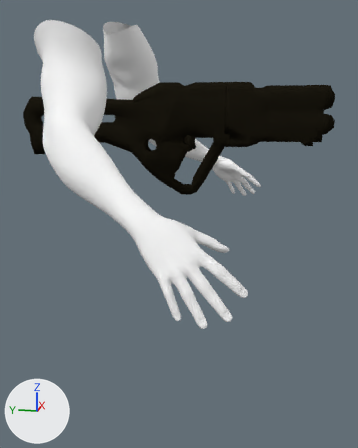
Renders of the Blender file Assets/Models/Weapons/Shotgun/Human7Shotgun.blend from each side of a commit.
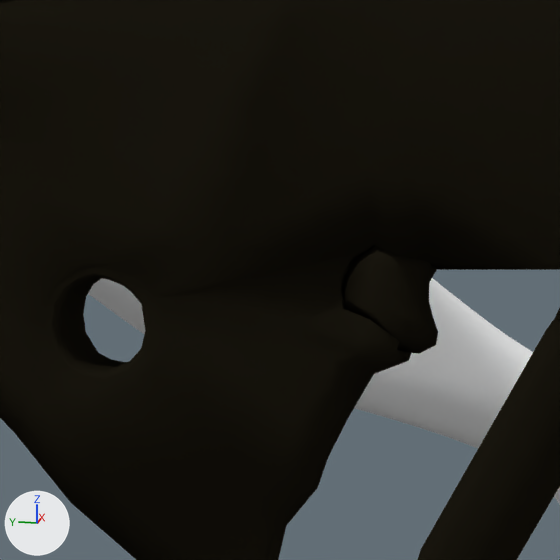
Old and new are each drawn whole from a camera (50 mm lens) standing at (-11.53, -2.12, 1.02) and looking at (0.93, 0.37, -2.09) and again close up on the part from 38% to 59% of the width and 23% to 40% of the height. The lights are fixed; the arrows at lower left show +X, +Y and +Z.

The scene before the commit, as lines of its bpy script (objects in view):
```python
me_humanmodel_body = bpy.data.meshes.new('HumanModel:Body')
me_humanmodel_body.from_pydata(...)  # 4250 vertices, 4211 faces, 10 loose edges; spans x -5.6..5.57, y -3.74..0.93, z 4.09..14.86
me_humanmodel_body.polygons.foreach_set('use_smooth', [True] * 4211)
me_humanmodel_body.materials.append(mat_humanmodel_skin)  # its picture is missing
me_plane_003 = bpy.data.meshes.new('Plane.003')
me_plane_003.from_pydata(...)  # 866 vertices, 754 faces; spans x -36.8..29.8, y -1.0..22.4, z 0.0..2.4
me_plane_003.polygons.foreach_set('use_smooth', [True] * 754)
me_plane_003.materials.append(mat_black)  # black #1d1a12
ob_humanmodel_body = bpy.data.objects.new('HumanModel:Body', me_humanmodel_body)
ob_humanmodel_body.location = (0.87, 2.026, -11.623)
ob_humanmodel_body.rotation_euler = (-0.000684, 0.00283, 0.00949)  # degrees (0, 0.2, 0.5)
_m = ob_humanmodel_body.modifiers.new('SubSurf', 'SUBSURF')
_m.levels = 0
_m.render_levels = 1
ob_shotgun = bpy.data.objects.new('Shotgun', me_plane_003)
ob_shotgun.location = (0.021, 0.0, -1.003)
ob_shotgun.rotation_euler = (1.571, 0.0, -1.571)  # degrees (90, 0, -90)
ob_shotgun.scale = (0.11, 0.11, 0.11)
_m = ob_shotgun.modifiers.new('Mirror', 'MIRROR')
_m.use_axis = (False, False, True)
_m.use_clip = True
```
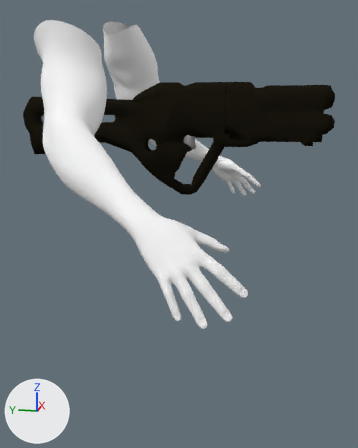
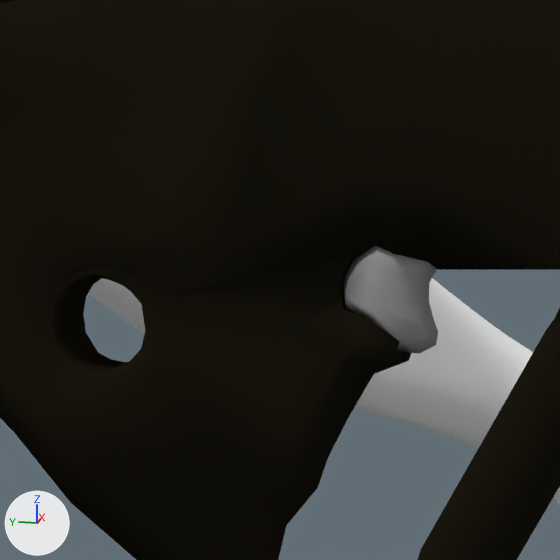
Pixel boxes (x1, y1, x2, y2) of what changed, in the close-ups (560 x 560 px):
```json
{"part": 1, "of": "me_plane_003", "change": "recoloured", "before": [342, 246, 438, 354], "after": [342, 246, 438, 354], "on screen": "black to grey"}
```

The change, as JSON lines over the scene's bpy script:
```json
{"op": "add", "block": "mat_trigger", "code": ["mat_trigger = diffuse_material('Trigger')", "mat_trigger.base_color = (0.311, 0.298, 0.308)  # grey #979497"]}
{"block": "me_plane_003", "where": "me_plane_003.from_pydata(...)  # 866 vertices, 754 faces; spans x -36.8..29.8, y -1.0..22.4, z 0.0..2.4"}
{"block": "me_plane_003", "where": "# used by ob_shotgun; location = (0.021, 0.0, -1.003); rotation_euler = (1.571, 0.0, -1.571), in degrees (90, 0, -90); scale = (0.11, 0.11, 0.11)"}
{"block": "me_plane_003", "change": "me_plane_003 part 1: 44 of the faces centred in x -0.3..1.8, y 8.8..11.7, z 0.4..1.2 switch from mat_black (black #1d1a12) to mat_trigger (grey #979497)"}
```
